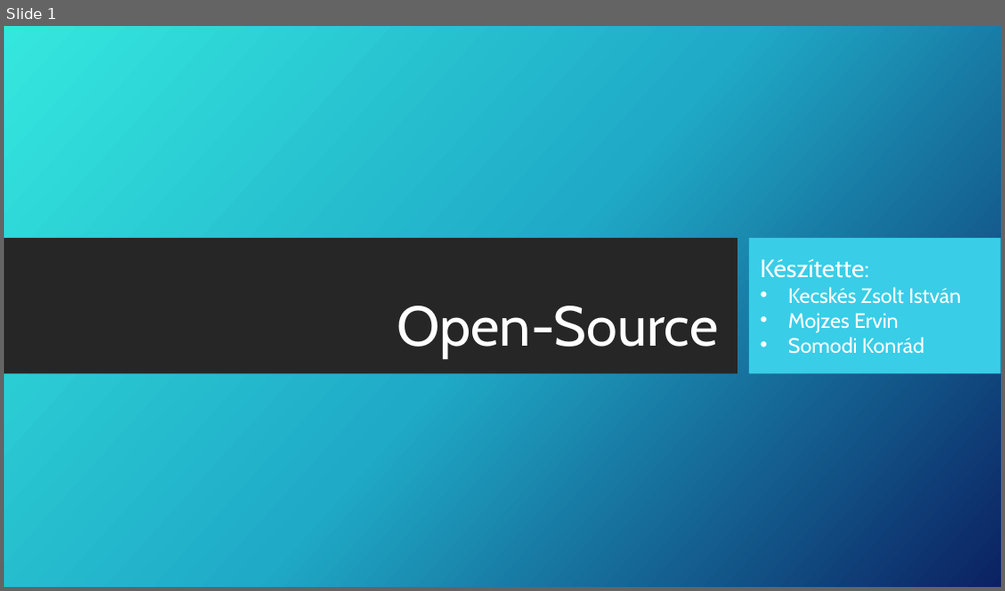
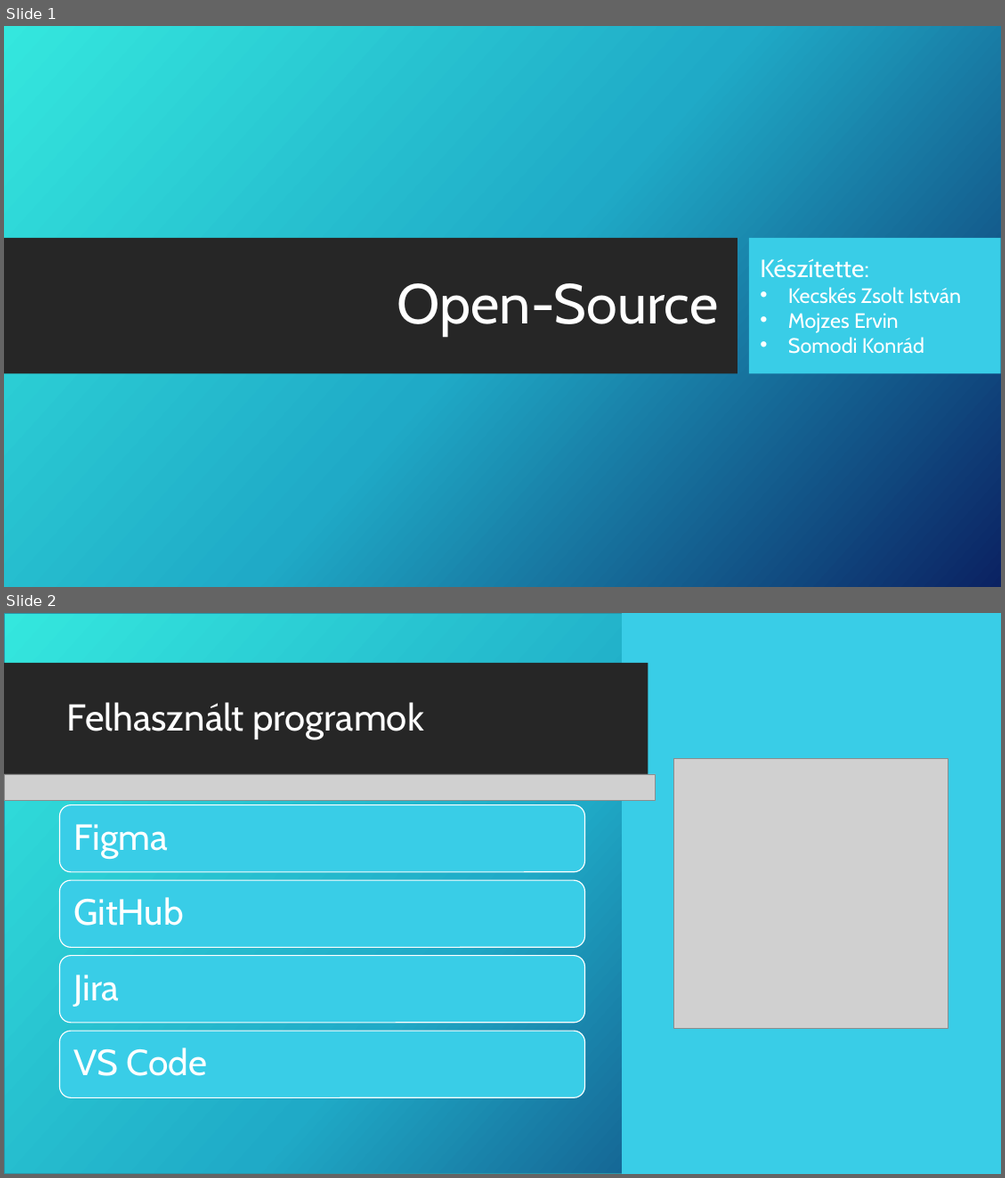
Before and after one commit to kecskeszsoltistvan/NyiltKodok, a slide deck: Open-Source.pptx. Shown one above the other, each under a label of ours: slide 1 before the commit, slides 1 and 2 after it. The pictures are 1005x591 and 1005x1178 pixels, drawn with LibreOffice and Linux fonts; fonts in the diff are those of the drawing; grey boxes stand for pictures; background and template pictures are left out. Boxes give left, top, right and bottom in pixels: in the first picture for what was removed or moved away, otherwise in the second. Text is boxed around its words. In the diff, an @@ line names an element or a change of style, - is before the commit and + after.

```diff
--- a/Open-Source.pptx
+++ b/Open-Source.pptx
@@ slide 2 added at (x1=4, y1=613, x2=1001, y2=1174), background picture (left out) @@
@@ rectangle added at (x1=4, y1=613, x2=1001, y2=1174), fill gradient #36E6DD to #21ABC8 to #0C2263, outline #2A98AB 1 pt @@
@@ rectangle added at (x1=622, y1=613, x2=1001, y2=1174), fill #39CDE7 @@
@@ rectangle added at (x1=4, y1=663, x2=858, y2=775), fill #262626 @@
@@ rectangle added at (x1=4, y1=663, x2=647, y2=775), fill #262626 @@
@@ rectangle added at (x1=870, y1=663, x2=1001, y2=775), fill #39CDE7 @@
@@ title added at (x1=67, y1=702, x2=423, y2=739), 36 pt, text #FFFFFF @@
+Felhasznált programok
@@ picture added at (x1=673, y1=759, x2=947, y2=1029) @@
@@ picture added at (x1=4, y1=774, x2=655, y2=800) @@
@@ group added at (x1=59, y1=805, x2=584, y2=1097): 4 rounded rectangles, 4 texts @@
+Figma
+GitHub
+Jira
+VS Code
@@ slide 1 changed as well @@
@@ title "Open-Source" moved from (x1=397, y1=305, x2=719, y2=359) to (x1=397, y1=283, x2=719, y2=337) @@
```
Also in this commit, not shown: 2 other slides changed, 1 other slide added, 2 slides removed.
